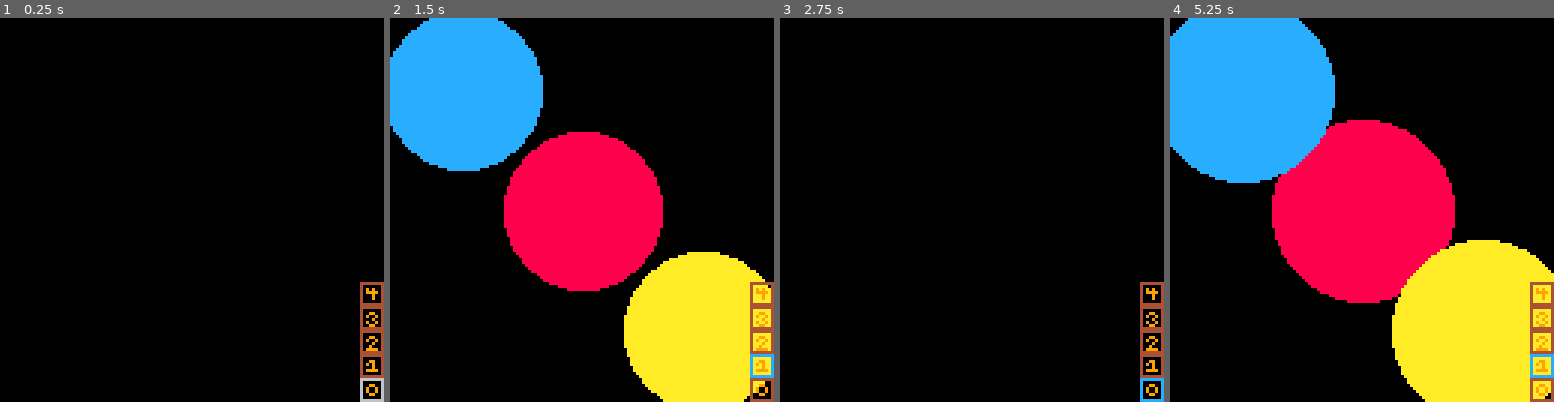
Above: before the commit, frames 1-4 (left to right).
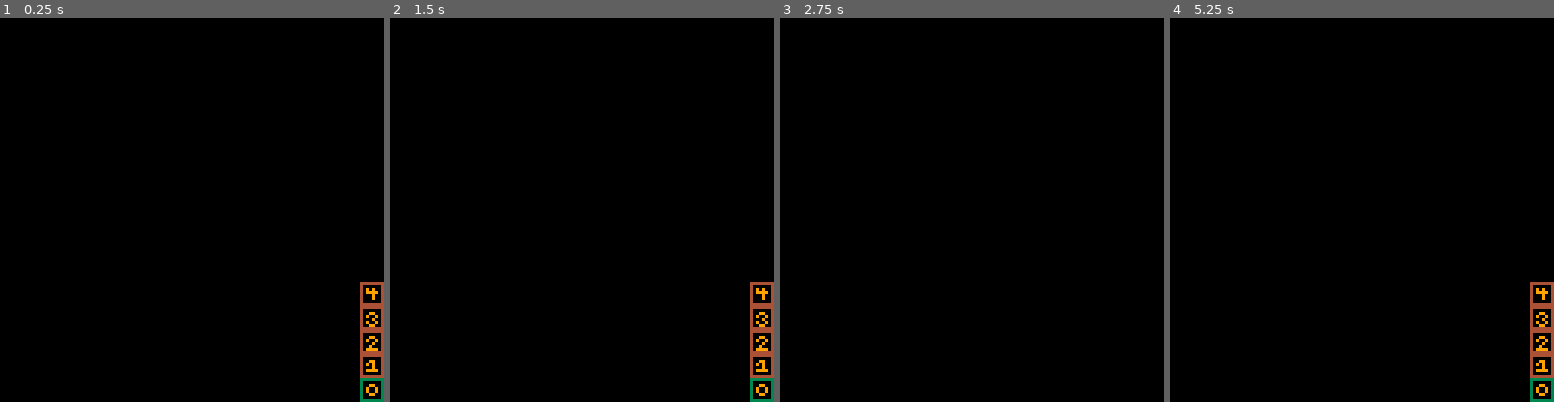
Above: after the commit, the same moments.

Repository: SabrinaRoss/OrcaJam-2024
Game: PICO-8 cartridge game.p8
Same seed, same stepped clock (60 frames per second), same inputs: the game is played once before the commit and once after it.
Inputs:
- Up to frame 1 (0.25 s): no input
- Up to frame 2 (1.5 s): tap X (X key) at 0.33, 1.07 s; tap O (Z key) at 0.7 s
- Up to frame 3 (2.75 s): hold Right 1.6-2.1 s; tap O (Z key) at 1.7, 2.1, 2.5 s; tap X (X key) at 1.85 s; hold Up 2.15-2.42 s; hold Right from 2.47 s (still down)
- Up to frame 4 (5.25 s): tap O (Z key) every 0.4 s from 2.9 to 4.9 s; tap X (X key) at 2.97, 4.08, 5.2 s; release Right at 3.03 s; hold Left 3.08-3.58 s; hold Down 3.63-3.97 s; hold Right 4.02-4.68 s; hold Up 4.73-5.03 s; hold Left from 5.08 s (still down)

The runs differ from the first frame. In frame 1, 0.2% of the frame differs, in the area x 93-100%, y 93-100%; in frame 2, 39%; in frame 3, 1.1%; in frame 4, 48%, in the area x 0-100%, y 0-100%.

Commit message:
more progress

Diff:
--- a/game.p8
+++ b/game.p8
@@ -4,12 +4,12 @@
 function _draw()
 	cls()
 	state_machine_draw()
-	draw_state_ui()
+	if show_state then draw_state_ui() end
 end
 
 function _update()
 	input_check()
-	if (time() - last > .02) then
+	if (time() - last > .03) then
 		last = time()
 		state_machine_update()
 		if radius == 0 then radius = 30 end
@@ -19,22 +19,52 @@
 function _init()
 	state = 0
 	cam_max = 128
+	reset_variables()
+	max_states = 5 // idk why doing this but o'well
+	show_state = true
+	last = time()
+end
+
+function input_check()
+ if btnp((❎)) then
+ 	if show_state then show_state = false
+ 	else show_state = true end
+ end
+ 	if (show_state) then
+		if state < 0 then state += 1 end
+		if state > max_states-1 then state -= 1 end
+		if btnp((⬇️)) then state -= 1 reset_variables() end
+		if btnp((⬆️)) then state += 1 reset_variables() end
+	end
+end
+
+function reset_variables()
+	shapes = {} //table of shape instances
 	x = 64
 	y = 64
 	margin = 40
 	radius = 20
 	byte = 8
 	angle = 0
-	max_states = 5 // idk why doing this but o'well
-	last = time()
+	direction = 1
+	add_shape(x, y, radius, direction)
+	add_shape(x-10, y, radius, -direction)
+	add_shape(x+10, y, radius, -direction)
 end
 
-function input_check()
-	if state < 0 then state += 1 end
-	if state > max_states-1 then state -= 1 end
-	if btnp((🅾️)) then state -= 1 end
-	if btnp((❎)) then state += 1 end
+function add_shape(x, y, radius, direction)
+	local shape = {
+		x = x,
+		y = y,
+		radius = radius,
+		direction = direction,
+		col = rnd(15)
+	}
+	add(shapes, shape)
 end
+
+cols_i_like = {}
+//add a table of all the colours i want
 -->8
 // manipulation
 
@@ -44,6 +74,28 @@
 	local new_y = x*sin(0) + y*cos(0)
 	return new_x,new_y
 end
+
+function bounce(x,y,direction)
+	local new_x = x
+	local new_y = y + 3*direction
+	if (new_y >= cam_max - radius) then
+		new_y -= 3*direction
+		direction *= -1
+	end
+	if (new_y <= 0 + radius) then
+		new_y -= 3*direction
+		direction *= -1
+	end
+	return new_x, new_y,direction
+end
+
+//	for y=-r,r,3 do
+//		for x=-r,r,2 do
+//			local dist=sqrt(x*x+y*y)
+//			z=cos(dist/40-t())*6
+//			pset(r+x,r+y-z,6)
+//		end
+//	end
 -->8
 // state machine
 
@@ -51,12 +103,25 @@
 		if (state == 1) then
 			x,y = shrink(x, y)
 		end
+		if (state == 2) then
+			for s in all(shapes) do
+			s.x,s.y,s.direction = bounce(s.x,s.y,s.direction)
+			end
+		end
 end
+
+// add a system for initing induvidual x, y values for each shape
+
 function state_machine_draw()
 	if (state == 1) then
 		circfill(x, y, radius, 8)
 		circfill(x+margin, y+margin, radius,10)
 		circfill(x-margin, y-margin, radius, 12)
+	end
+	if (state == 2) then
+		for s in all(shapes) do
+		circfill(s.x,s.y,radius-15,s.col)
+		end
 	end
 end
 -->8
@@ -66,7 +131,7 @@
 	for i = max_states, 0, -1 do
 		spr(i, cam_max - (byte), cam_max - (byte * i))
 		if (state == i) then
-			rect(cam_max - (byte), cam_max - (byte * i)-1, cam_max-1, cam_max-(i*byte)-byte)
+			rect(cam_max - (byte), cam_max - (byte * i)-1, cam_max-1, cam_max-(i*byte)-byte, 3)
 		end
 	end
 end
